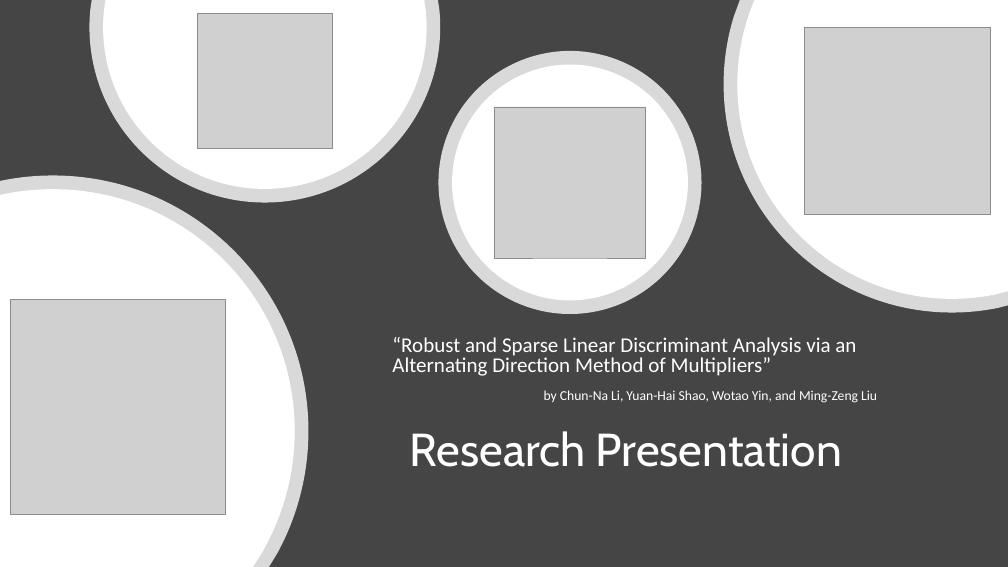
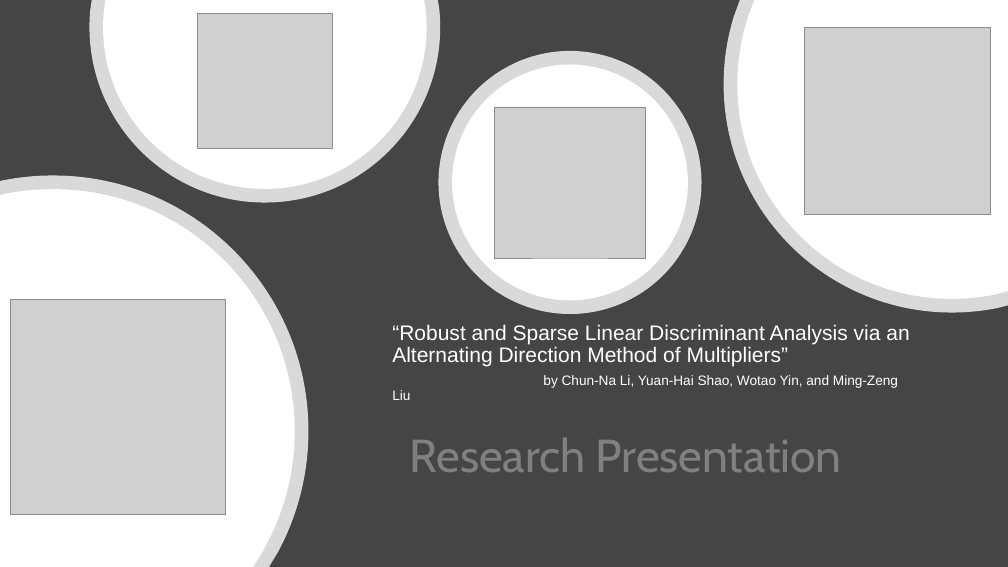
Before and after one commit to satyam04sharma/CECS-550---Survey-Paper, a slide deck: slide 1 of LDA Presentation CECS 550.pptx. Drawn at 1008x567 pixels with LibreOffice and Linux fonts; fonts in the diff are those of the drawing; grey boxes stand for pictures. Boxes give left, top, right and bottom in pixels: in the first picture for what was removed or moved away, otherwise in the second. Text is boxed around its words. In the diff, an @@ line names an element or a change of style, - is before the commit and + after.

```diff
--- a/LDA Presentation CECS 550.pptx
+++ b/LDA Presentation CECS 550.pptx
@@ subtitle "“Robust and Sparse Linear Discriminant ..." at box(392, 324, 909, 400): font Calibri to Arial; line spacing 0.8 to 0.9; less space between paragraphs @@
@@ title "Research Presentation" at box(410, 438, 842, 472): text colour #FFFFFF to #808080; line spacing 0.9 to 1 @@
```
Also in this commit, not shown: 5 other slides changed, 2 slides added, 2 slides removed.
